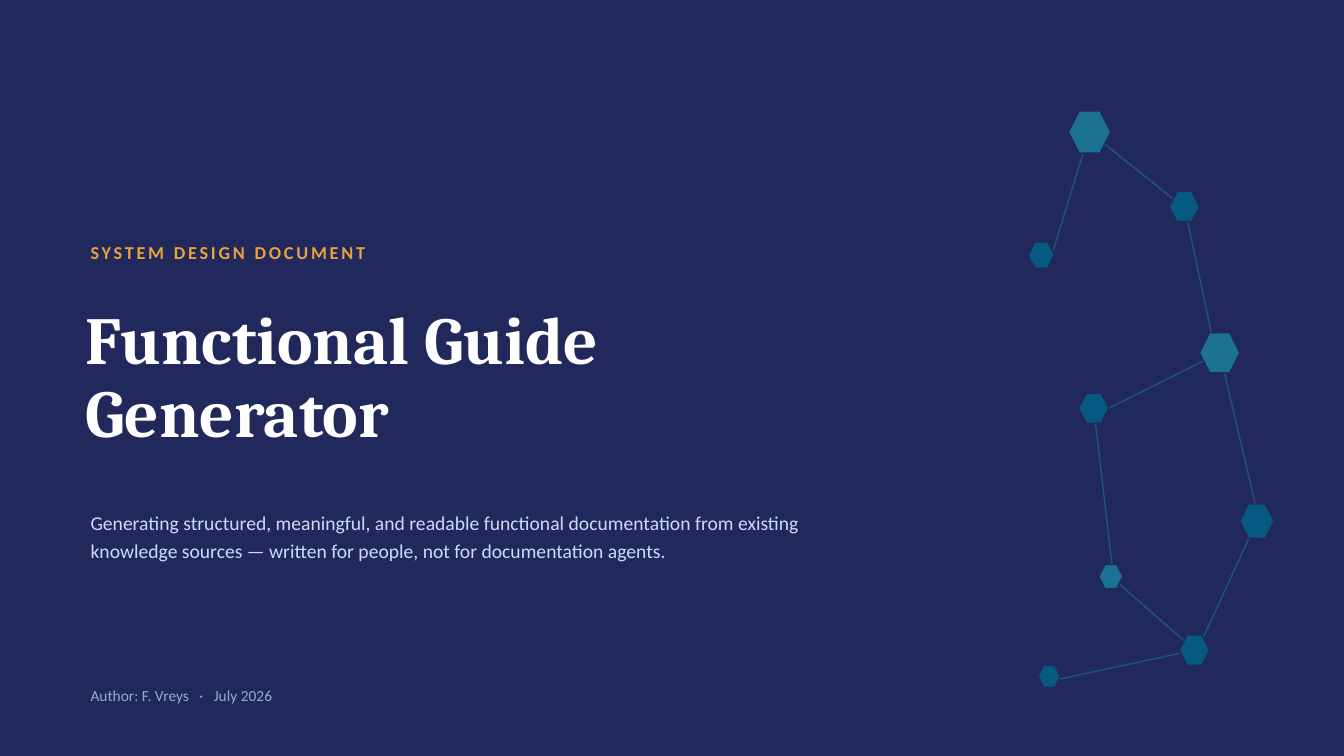
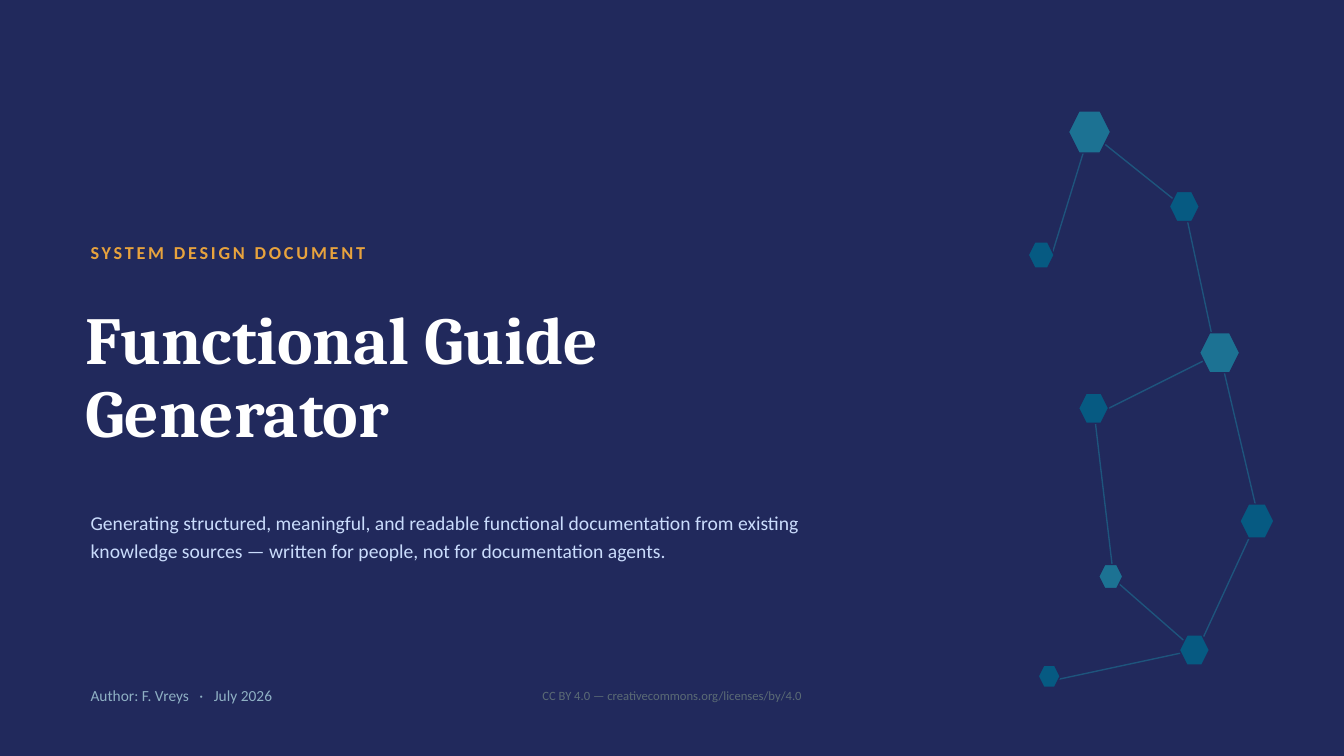
Before and after one commit to fvreys/ai-Functional-guide-generator, a slide deck: slide 1 of docs/Functional_Guide_Generator_System_Design.pptx. Drawn at 1344x756 pixels with LibreOffice and Linux fonts; fonts in the diff are those of the drawing. Boxes give left, top, right and bottom in pixels: in the first picture for what was removed or moved away, otherwise in the second. Text is boxed around its words. In the diff, an @@ line names an element or a change of style, - is before the commit and + after.

```diff
--- a/docs/Functional_Guide_Generator_System_Design.pptx
+++ b/docs/Functional_Guide_Generator_System_Design.pptx
@@ text added at <box>542,691,801,702</box>, 9 pt, text #5B6B75 @@
+CC BY 4.0 — creativecommons.org/licenses/by/4.0
```
Also in this commit, not shown: 17 other slides changed, 8 other files.
